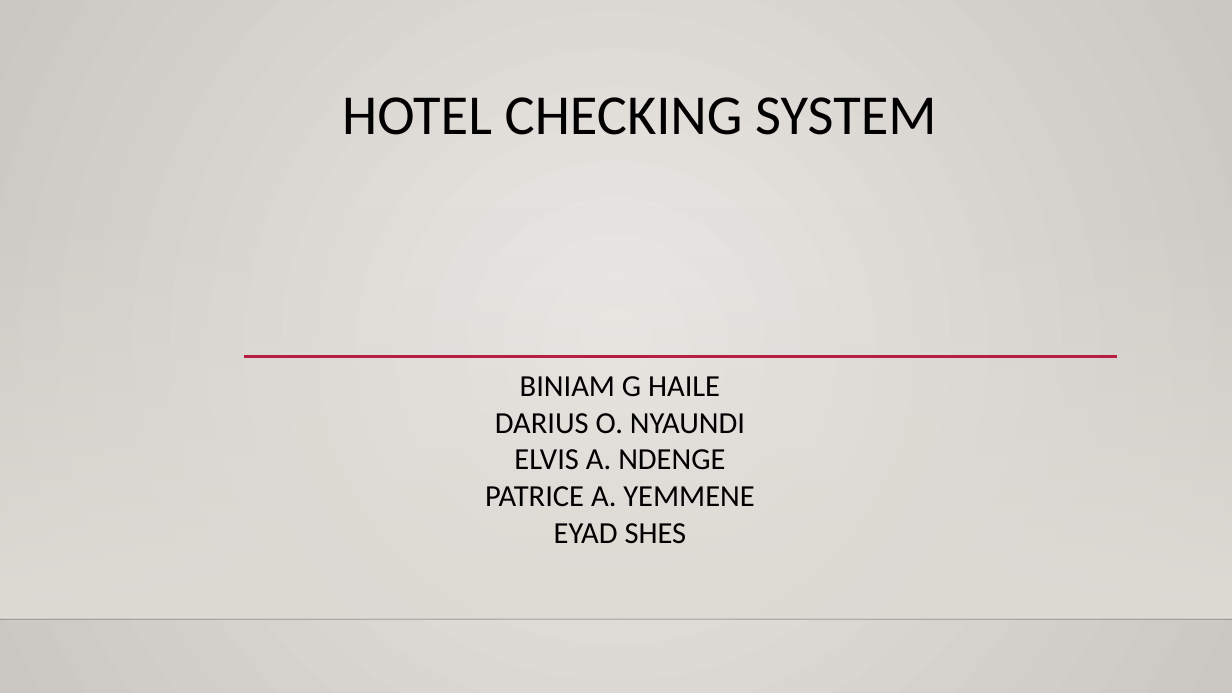
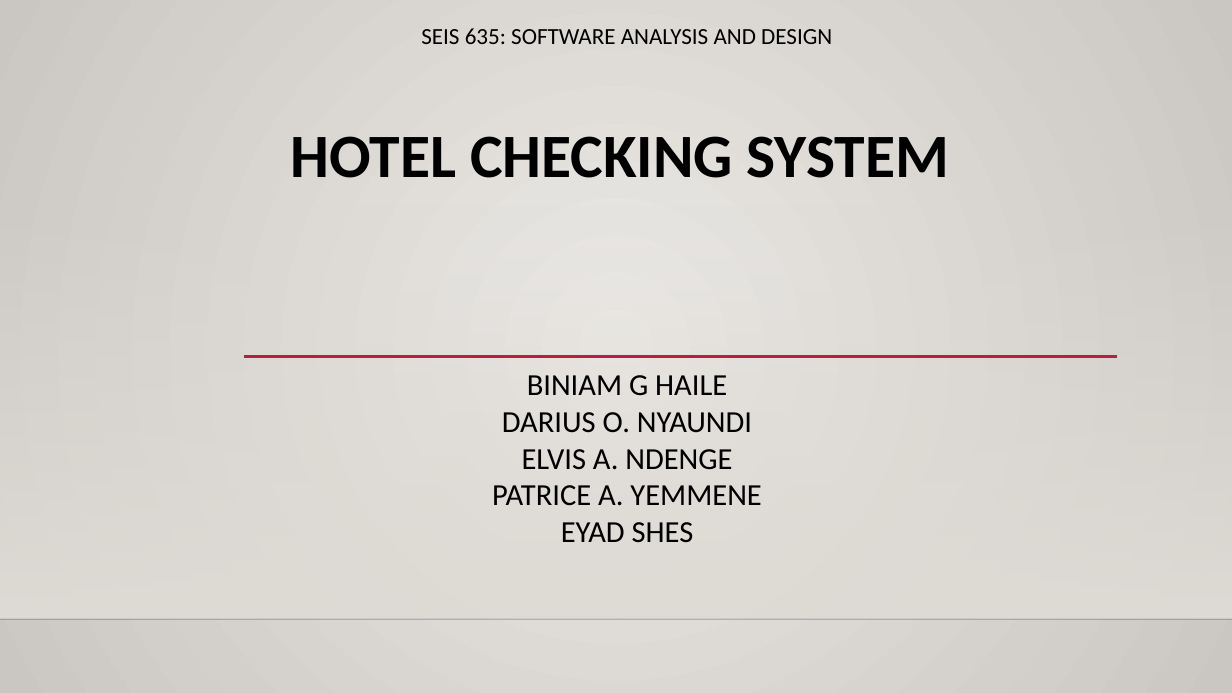
Before and after one commit to nyaundid/Hotel_Management-, a slide deck: slide 1 of Final_Presentation.pptx. Drawn at 1232x693 pixels with LibreOffice and Linux fonts; fonts in the diff are those of the drawing; background and template pictures are left out. Boxes give left, top, right and bottom in pixels: in the first picture for what was removed or moved away, otherwise in the second. Text is boxed around its words. In the diff, an @@ line names an element or a change of style, - is before the commit and + after.

```diff
--- a/Final_Presentation.pptx
+++ b/Final_Presentation.pptx
@@ title at (291,28,949,178): text changed; size 44 to 18 pt @@
-HOTEL CHECKING SYSTEM
+SEIS 635: SOFTWARE ANALYSIS AND DESIGN
+HOTEL CHECKING SYSTEM
@@ subtitle "BINIAM G HAILE DARIUS O. ...": place and size @@
-subtitle "BINIAM G HAILE DARIUS O. ..." at (485,376,754,544)
+subtitle "BINIAM G HAILE DARIUS O. ..." at (492,375,761,543)
```
Also in this commit, not shown: 4 other slides changed, 3 slides added, 2 slides removed.
